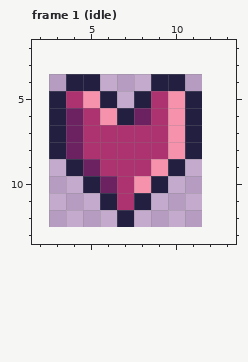
File history of a pixel-art file, core/assets/ase/fx_heart.ase. Above: the version before the commit.
9x9 pixels, 2 frames. Shown: frame 1 (idle): x 2..13, y 2..13. The old version is drawn lined up with the new one, on the new canvas. The commit also changed other frames, which this record leaves out.
New version:
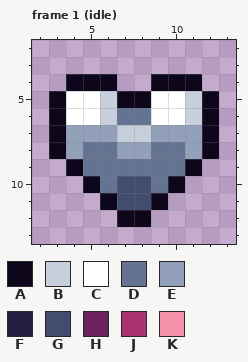
Palette (. is transparent): A #0e071b  B #c7cfdd  C #ffffff  D #657392  E #92a1b9  F #221f41  G #424c6e  H #6c2161  J #ac3270  K #f792ad
Author's note on the commit: Recolored turrets/hearts
Changes in this commit:
canvas 9x9 -> 16x16, the old top-left corner now at 3,4
Changed rows in their new state; - is an unchanged pixel.
Frame 1 (idle):
first column x 3:
 4 -AAA--AAA-
 5 ACCBAACCBA
 6 ACCBDDCCBA
 7 AEEEBBEEEA
 8 AEDDEEDDEA
 9 -ADDDDDDA-
10 --ADGGDA--
11 ---AGGA---
12 ----AA----
Changed places in both pictures, as pixel boxes (x1, y1, x2, y2):
changed: (49, 74, 219, 227)
